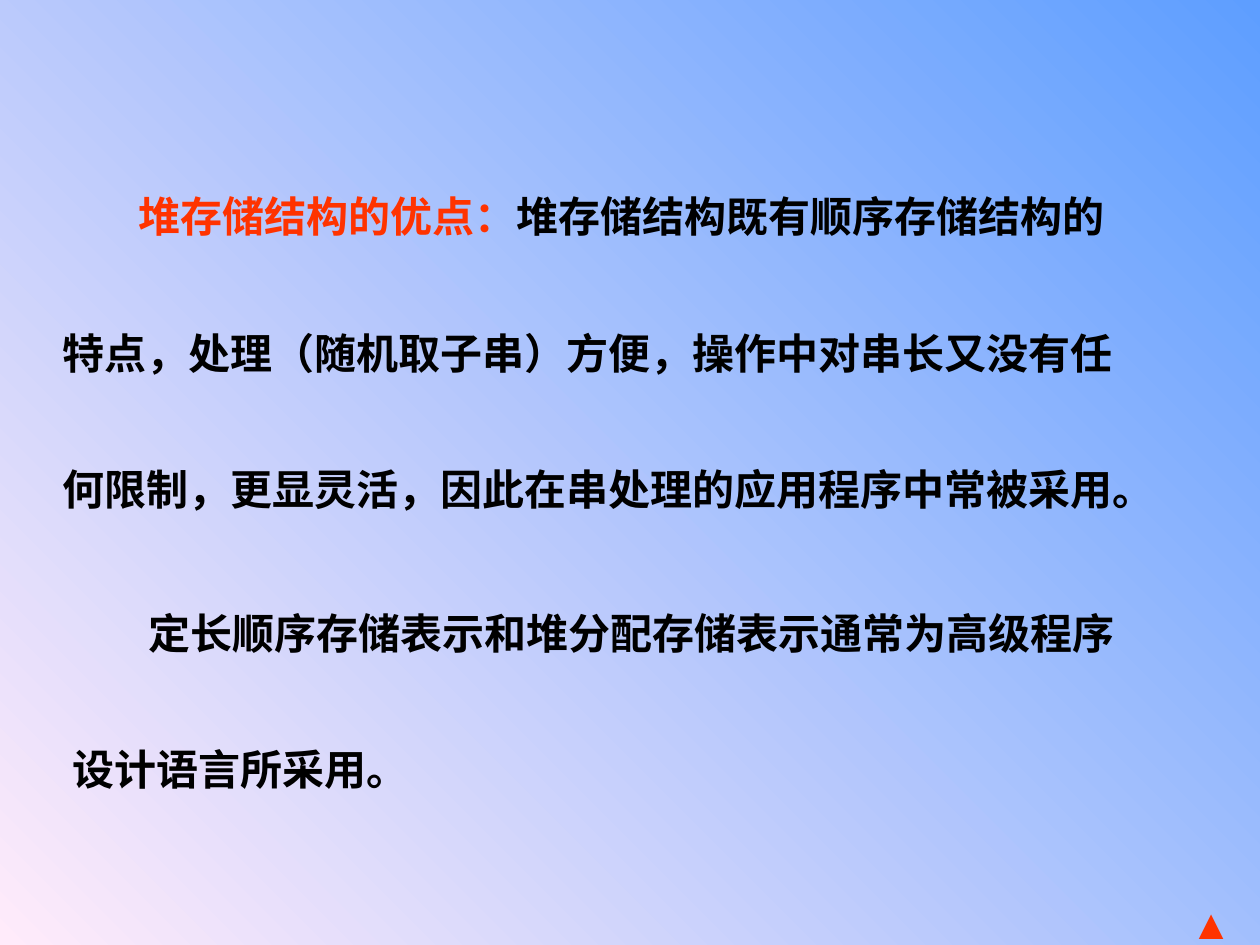
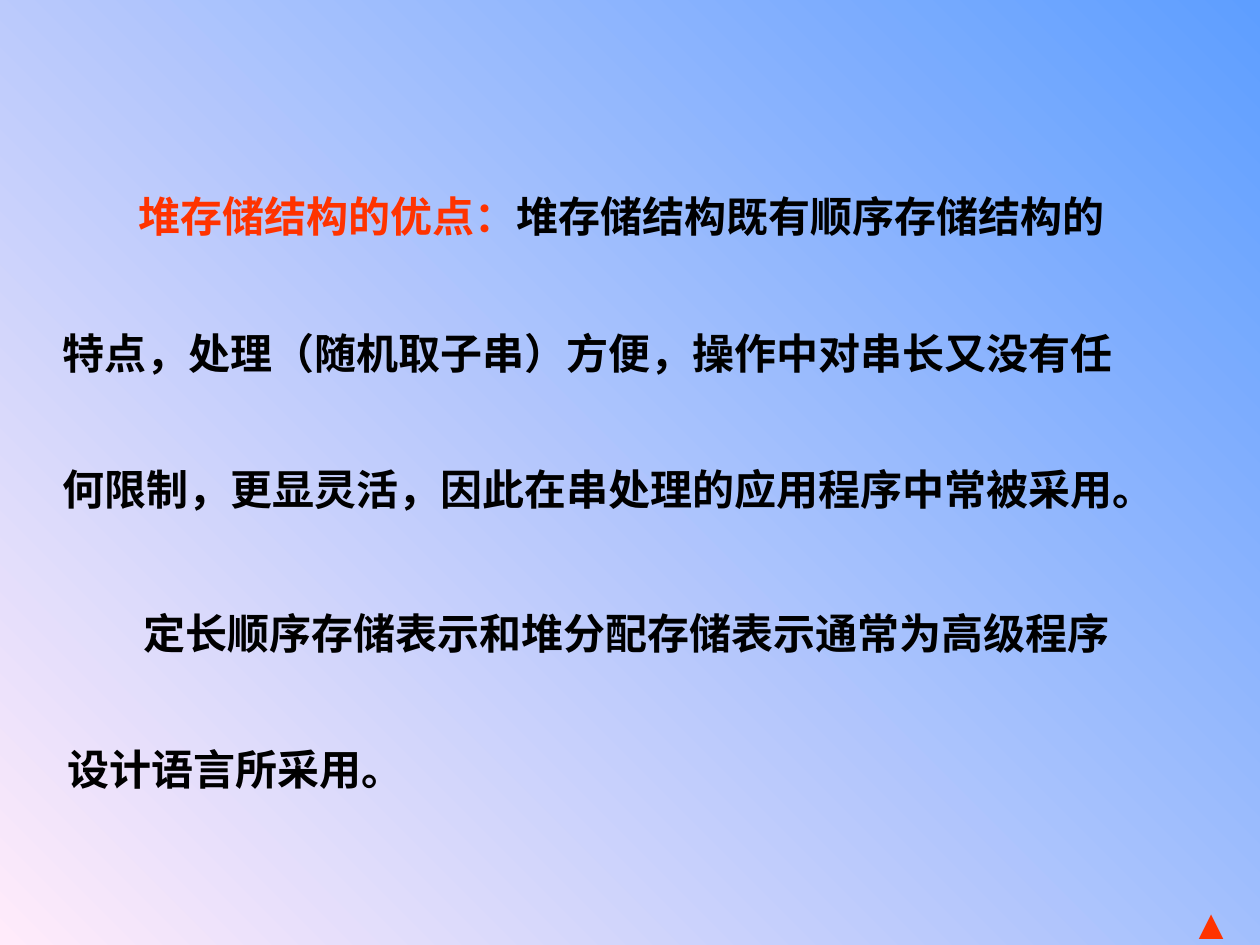
Before and after one commit to TangoWalk/Study, a slide deck: slide 30 of 大2下/数据结构与算法/第4章串.ppt. Drawn at 1260x945 pixels with LibreOffice and Linux fonts; fonts in the diff are those of the drawing; background and template pictures are left out. Boxes give left, top, right and bottom in pixels: in the first picture for what was removed or moved away, otherwise in the second. Text is boxed around its words. In the diff, an @@ line names an element or a change of style, - is before the commit and + after.

```diff
--- a/大2下/数据结构与算法/第4章串.ppt
+++ b/大2下/数据结构与算法/第4章串.ppt
@@ background gradient #5E9EFF to #FFEBFA to gradient #FFEBFA to #5E9EFF @@
@@ text "定长顺序存储表示和堆分配存储表示通常为高级程序": place and size @@
-text "定长顺序存储表示和堆分配存储表示通常为高级程序" at box(73, 607, 1115, 789)
+text "定长顺序存储表示和堆分配存储表示通常为高级程序" at box(67, 607, 1109, 789)
```
Also in this commit, not shown: 38 other slides changed, 6 other files.
